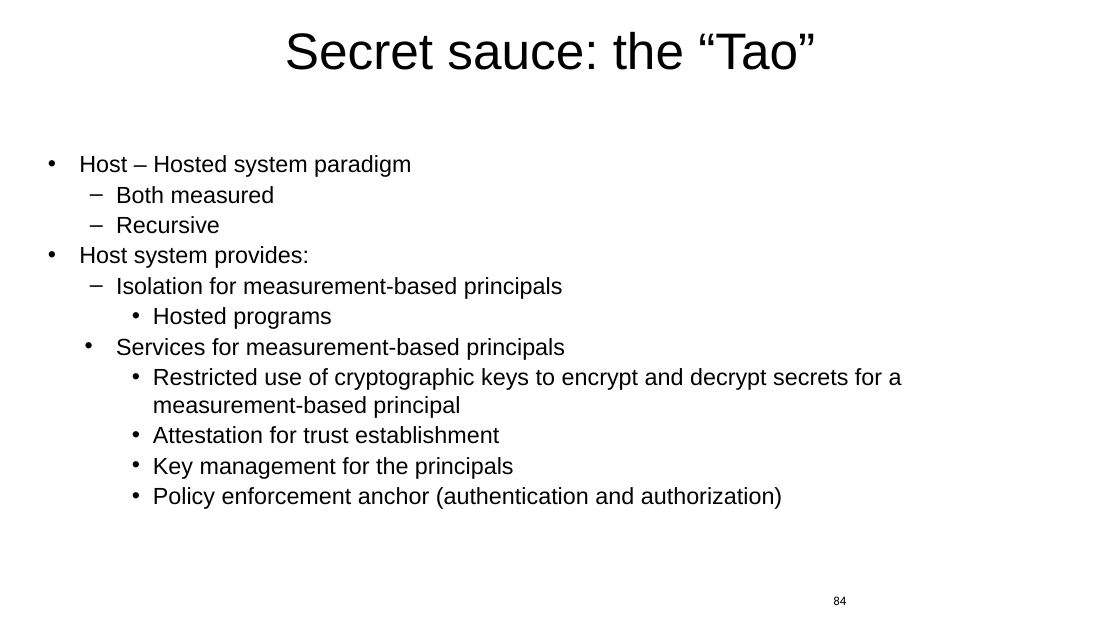
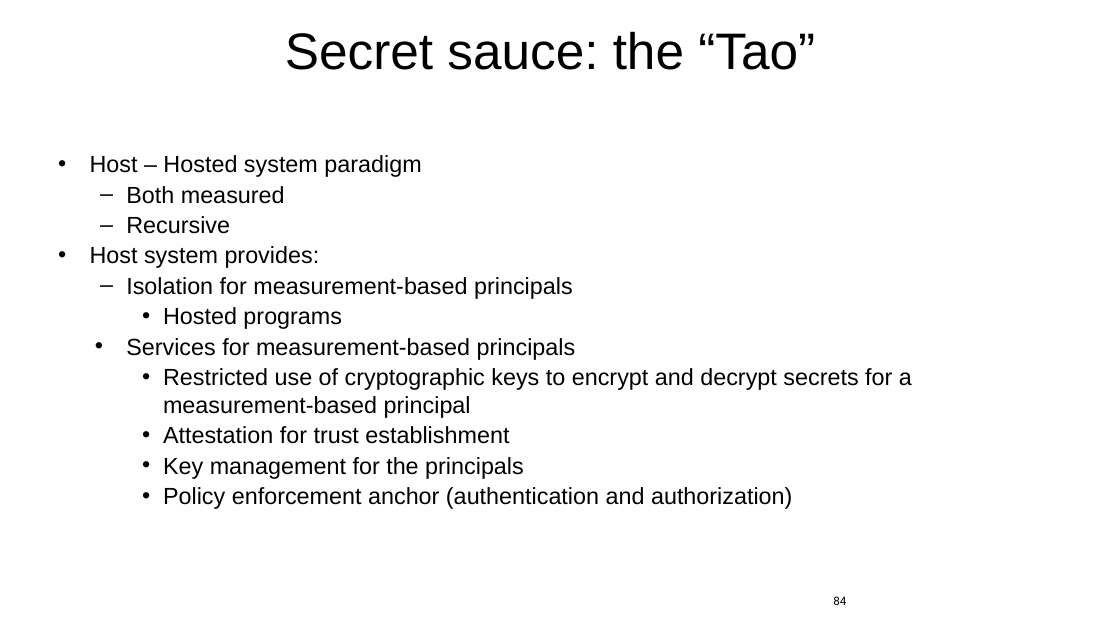
Before and after one commit to jlmucb/class_notes, a slide deck: slide 84 of IoT/pptx/IoTSoftwareNetworking.pptx. Drawn at 1120x630 pixels with LibreOffice and Linux fonts; fonts in the diff are those of the drawing. Boxes give left, top, right and bottom in pixels: in the first picture for what was removed or moved away, otherwise in the second. Text is boxed around its words. In the diff, an @@ line names an element or a change of style, - is before the commit and + after.

```diff
--- a/IoT/pptx/IoTSoftwareNetworking.pptx
+++ b/IoT/pptx/IoTSoftwareNetworking.pptx
@@ text "Host – Hosted system paradigm": place and size @@
-text "Host – Hosted system paradigm" at [79, 155, 902, 509]
+text "Host – Hosted system paradigm" at [90, 155, 912, 509]
```
Also in this commit, not shown: 17 other slides changed, 1 other file.
